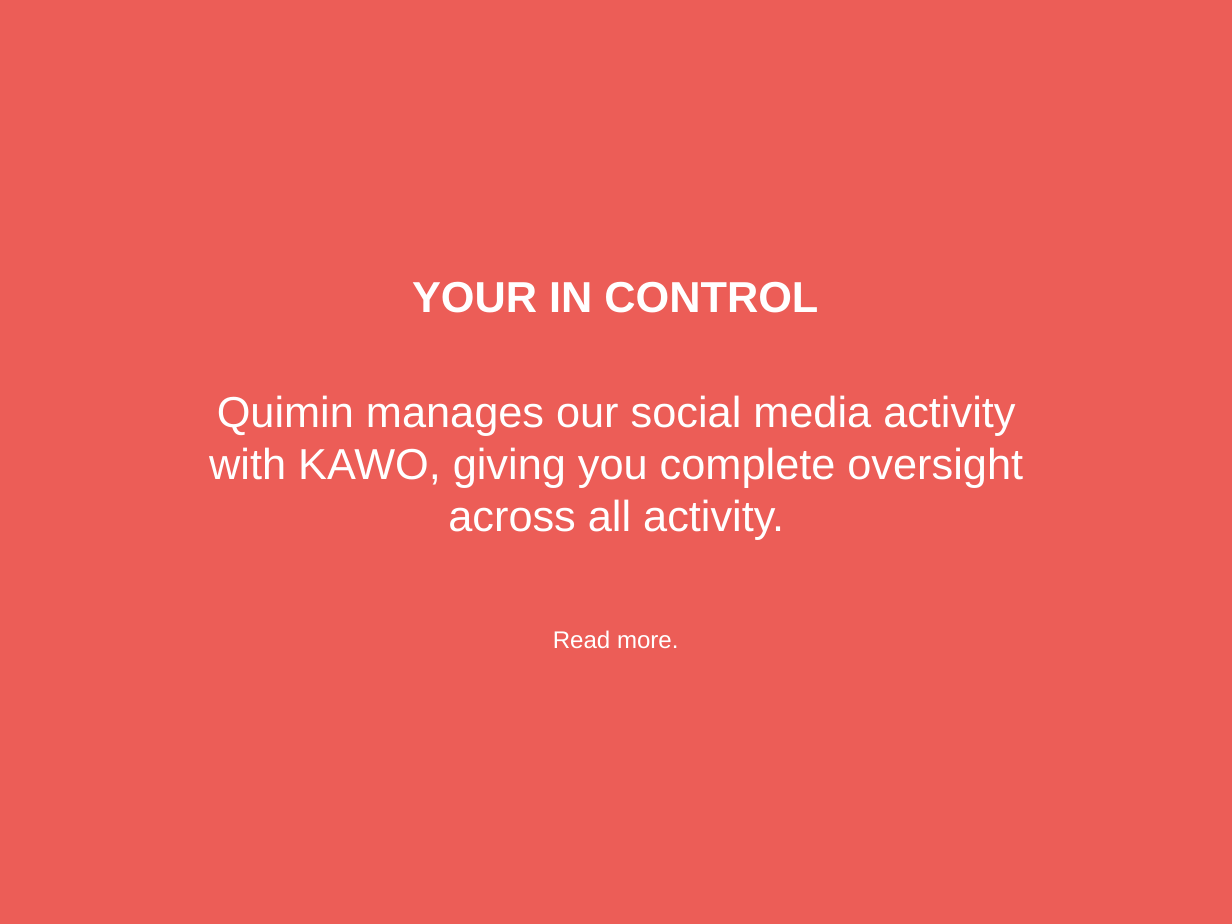
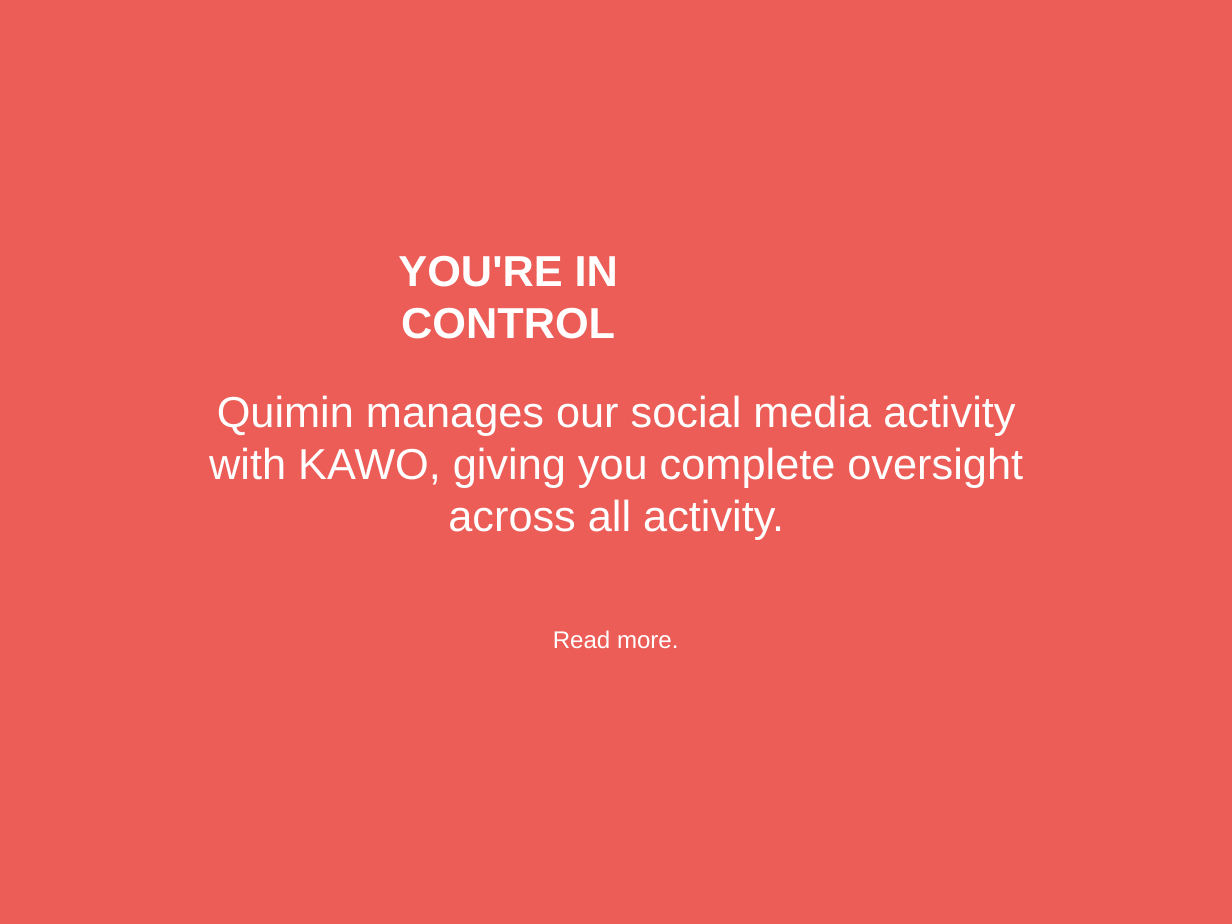
Before and after one commit to dpatnaik91/Winning-Business, a slide deck: slide 1 of KAWO Presentation Overview .pptx. Drawn at 1232x924 pixels with LibreOffice and Linux fonts; fonts in the diff are those of the drawing. Boxes give left, top, right and bottom in pixels: in the first picture for what was removed or moved away, otherwise in the second. Text is boxed around its words. In the diff, an @@ line names an element or a change of style, - is before the commit and + after.

Commit message:
edit pt

```diff
--- a/KAWO Presentation Overview .pptx
+++ b/KAWO Presentation Overview .pptx
@@ text at (x1=398, y1=256, x2=618, y2=339): text changed @@
-YOUR IN CONTROL
+YOU'RE IN CONTROL
```
